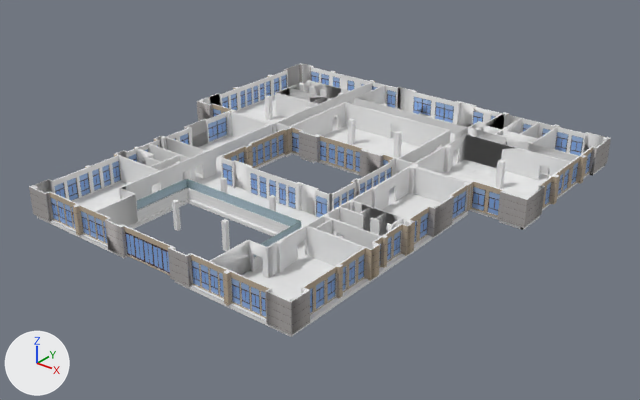
What one commit did to the OBJ model assets/loucengzu/LC-3F.obj.
Rendered twice from a camera (50 mm lens) standing at (60984.0, -61422.0, 59723.0) and looking at (-7927.0, 24717.0, 6317.0). The axes (+X, +Y, +Z) are drawn at lower left. The lights are the same throughout. Where no turn or scale is listed for an object, it has been applied to the vertices.

The first picture shows 'LC-3F'.
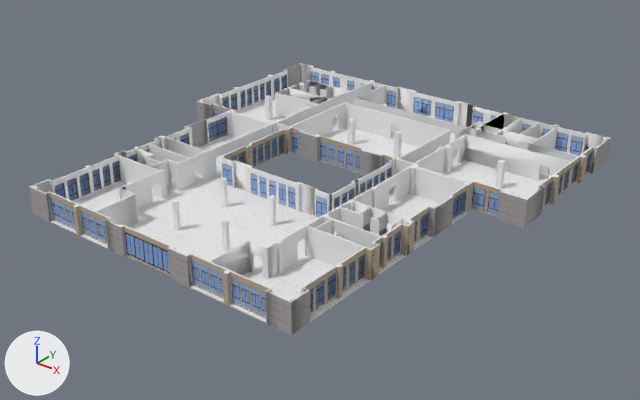
Edits to the bpy script that builds the scene:
```text
Change me_lc_3f:
    used by ob_lc_3f; location = (0.0, 0.0, 0.0)
    remove me_lc_3f.from_pydata(...)  # 4529 vertices, 4724 faces; spans x -38032.0..19568.0, y -4882.0..56968.0, z 7981.0..12300.0
    add me_lc_3f.from_pydata(...)  # 4248 vertices, 4482 faces; spans x -38032.0..19568.0, y -4882.0..56968.0, z 8250.0..12300.0
    me_lc_3f part 1: the loose piece of 14 vertices spanning x -22533.0..-21933.0, y 11921.0..12521.0, z 8400.0..12300.0 is moved by (0.0, -3.0, 0.0)
    me_lc_3f part 2: the loose piece of 344 vertices spanning x -30965.0..11854.0, y -4688.0..31151.0, z 7985.0..9974.0 is rebuilt with 138 vertices and now spans x -31240.0..12058.0, y -4682.0..31168.0, z 8250.0..8400.0
    me_lc_3f part 3: the loose piece of 24 vertices spanning x -19416.0..284.0, y 1938.0..10929.0, z 9940.0..11211.0 is deleted
    me_lc_3f part 4: the loose piece of 14 vertices spanning x -24232.0..-24033.0, y 11920.0..14121.0, z 8382.0..12282.0 is deleted
    me_lc_3f part 5: the loose piece of 8 vertices spanning x -22132.0..-21929.0, y 12524.0..13870.0, z 10784.0..12282.0 is deleted
    me_lc_3f part 6
    144 vertices are removed from x -37880.0..19437.0, y 31164.0..56753.0, z 7981.0..8462.0
    187 faces are deleted
    4 vertices in x -532.0..-332.0, y 30821.0, z 8400.0..12300.0 move by (0.0, 147.0, 0.0)
    4 vertices in x -18932.0..-18732.0, y 30966.0, z 8400.0..12300.0 move by (0.0, -148.0, 0.0)
    4 vertices in x -22133.0..-21933.0, y 13870.0, z 8400.0..12300.0 move by (0.0, -1352.0, 0.0)
    4 vertices in x -22133.0..-21933.0, y 9509.0, z 8400.0..12300.0 move by (0.0, 2009.0, 0.0)
    43 vertices are added at x -37832.0..19368.0, y 11918.0..56168.0, z 8250.0..12300.0
    7 new vertices lie (0.0, 0.0, -150.0) away from vertices in x -16732.0..19368.0, y 31168.0..56168.0, z 8400.0
    12 new vertices lie (0.0, 600.0, 0.0) away from vertices in x -16732.0..18768.0, y 31168.0..56168.0, z 8250.0..8400.0
    6 new vertices lie (2500.0, 0.0, 0.0) away from vertices in x -16732.0, y 31168.0..56768.0, z 8250.0..8400.0
    5 new vertices lie (0.0, 600.0, 0.0) away from vertices in x -35332.0..-2532.0, y 31168.0..56168.0, z 8250.0..8400.0
    7 new vertices lie (-2500.0, 0.0, 0.0) away from vertices in x -35332.0..-2532.0, y 31168.0..56768.0, z 8250.0..8400.0
    27 new vertices lie (0.0, 0.0, 150.0) away from vertices in x -37832.0..19368.0, y 31168.0..54401.0, z 8250.0
    8 new vertices lie (0.0, 200.0, 0.0) away from vertices in x -24232.0..-22533.0, y 11918.0, z 8400.0..12300.0
    6 new faces join them, mat_louceng_wailimian1 (picture img_louceng_wailimian1_jpg)
    134 new faces join them, mat_louceng_baiqiang (white #ececec)
    9 new faces join them, mat_louceng_wailimian2 (picture img_louceng_wailimian2_jpg)
    32 new faces join them, mat_dizhuan (picture img_dizhuan_jpg)
    remove me_lc_3f.materials.append(mat_16___default)  # picture img_boli_jpg
```

What differs and where, as boxes (x1, y1, x2, y2) in the pictures (640 x 400 px; the box of a moved part takes in the faces that stretch with it):
'LC-3F', reshaped
    before: (29, 63, 611, 337)
    after: (29, 63, 611, 335)
part 1 of me_lc_3f, moved or reshaped
    before: (175, 161, 183, 181)
    after: (175, 161, 184, 190)
part 2 of me_lc_3f, rebuilt (7% shorter)
    before: (37, 136, 468, 337)
    after: (50, 136, 468, 323)
part 3 of me_lc_3f, deleted (blue)
    before: (137, 179, 302, 257)
part 4 of me_lc_3f, deleted
    before: (167, 155, 180, 167)
part 5 of me_lc_3f, deleted
    before: (182, 159, 190, 173)
part 6 of me_lc_3f, moved or reshaped
    before: (165, 96, 605, 230)
    after: (167, 97, 592, 227)
